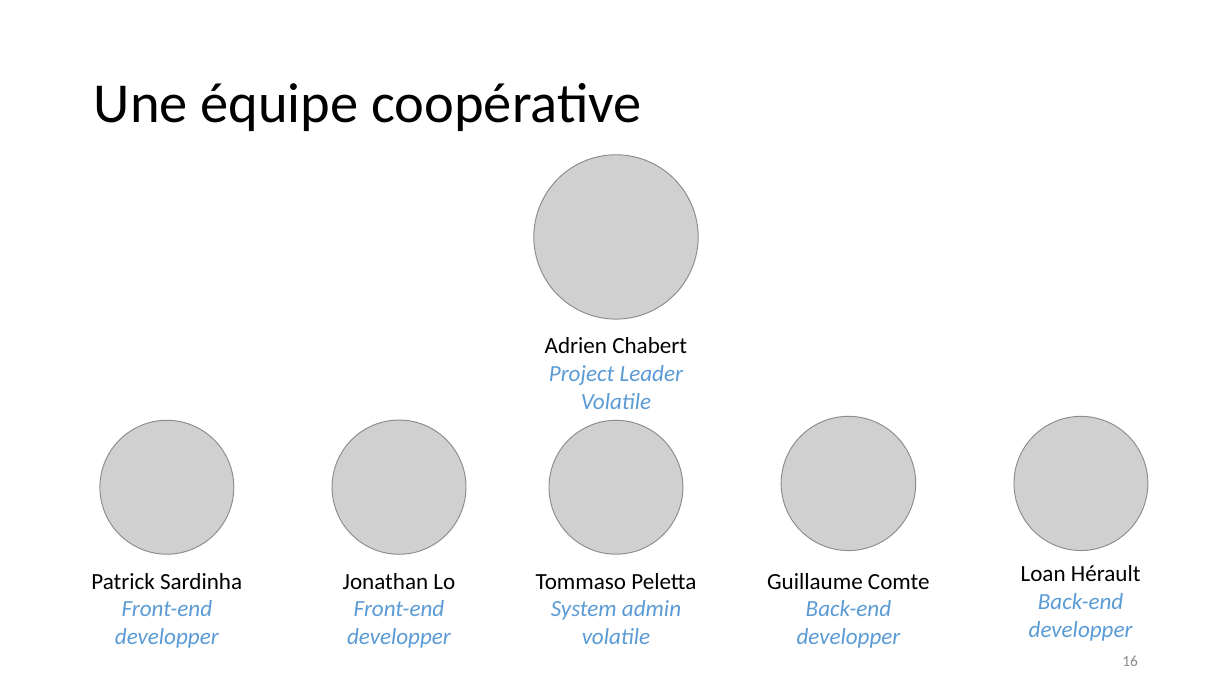
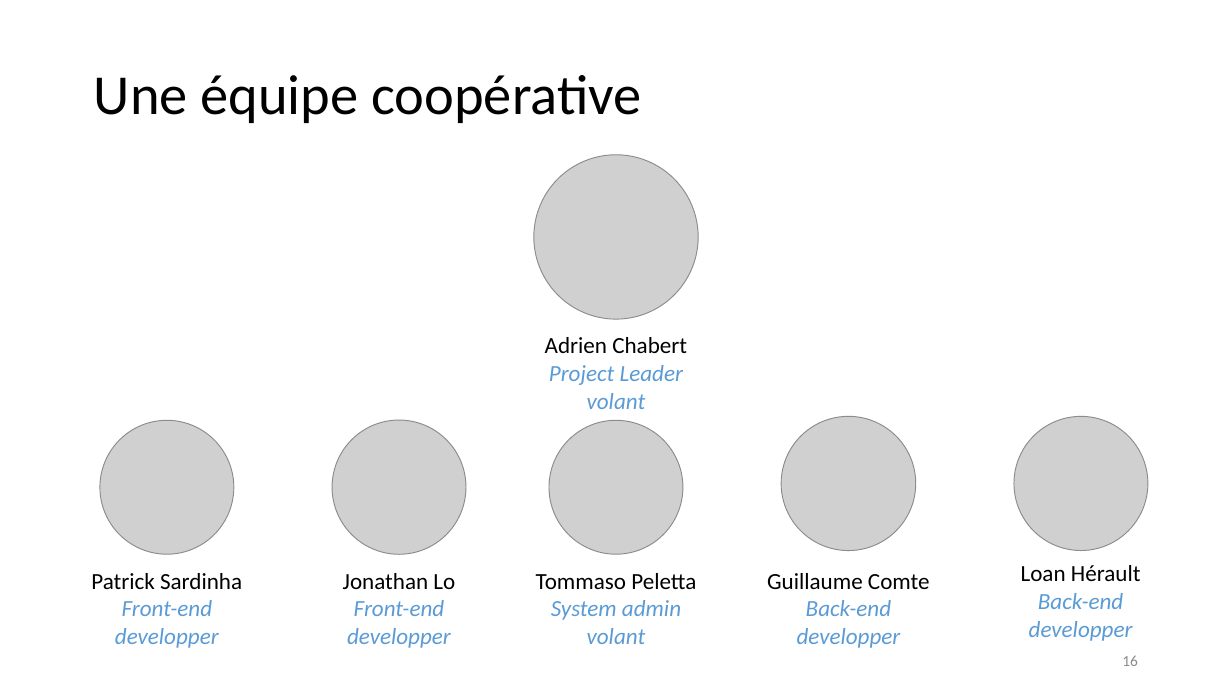
Before and after one commit to unige-pinfo-2019/PInfo1, a slide deck: slide 16 of Docs/UNIbay_DeskPitchFinal.pptx. Drawn at 1232x693 pixels with LibreOffice and Linux fonts; fonts in the diff are those of the drawing; grey boxes stand for pictures. Boxes give left, top, right and bottom in pixels: in the first picture for what was removed or moved away, otherwise in the second. Text is boxed around its words. In the diff, an @@ line names an element or a change of style, - is before the commit and + after.

```diff
--- a/Docs/UNIbay_DeskPitchFinal.pptx
+++ b/Docs/UNIbay_DeskPitchFinal.pptx
@@ title "Une équipe coopérative": place and size @@
-title "Une équipe coopérative" at (94,83,641,131)
+title "Une équipe coopérative" at (94,75,641,123)
@@ text at (587,393,646,409): text changed @@
-Volatile
+volant
@@ text at (587,628,646,644): text changed @@
-volatile
+volant
```
Also in this commit, not shown: 5 other slides changed, 2 slides added, 2 slides removed, 1 other file.
